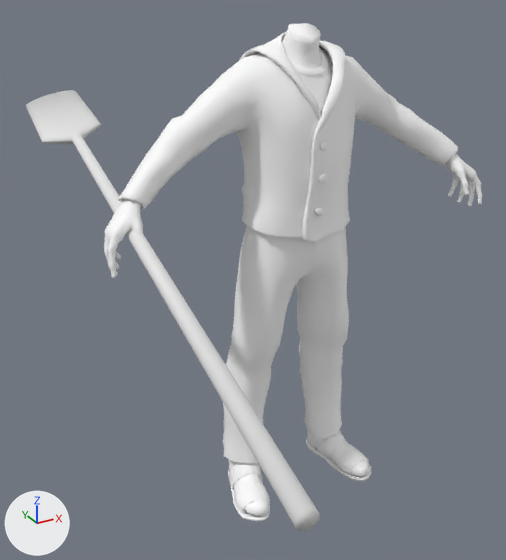
What one commit did to the FBX model Assets/_Project/Art/Animations/Gondoliere/Gondoliere rema destra.fbx.
One viewpoint serves both versions: a 50 mm lens placed at (-1.11, -1.73, 1.67), pointed at (-0.07, 0.17, 0.72). Lighting does not change. The marker at lower left points along +X, +Y and +Z. Where no turn or scale is listed for an object, it has been applied to the vertices.

Objects in the first picture: 'Gondoliere', 'Gondoliere.001'.
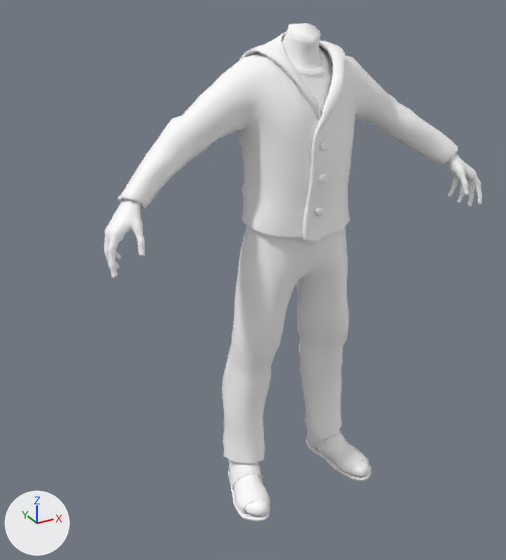
The change in detail:
Object 'Gondoliere.001' (ob_gondoliere_001) is deleted.

What differs and where, as boxes [x1, y1, x2, y2] in the pictures (506 x 560 px):
'Gondoliere.001', deleted: before [26, 90, 320, 531]
